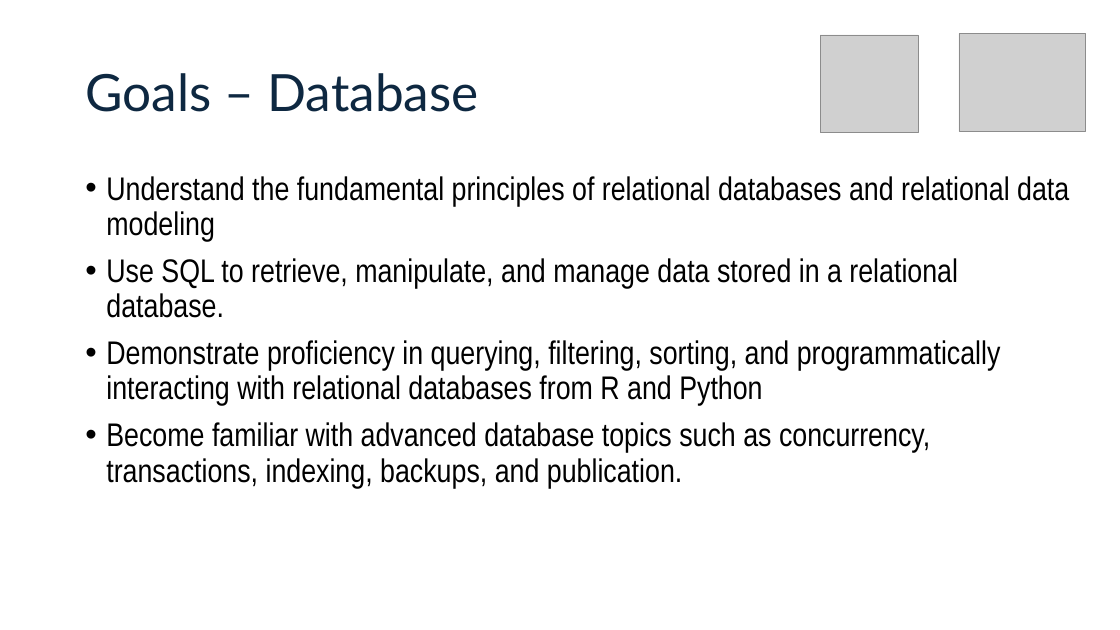
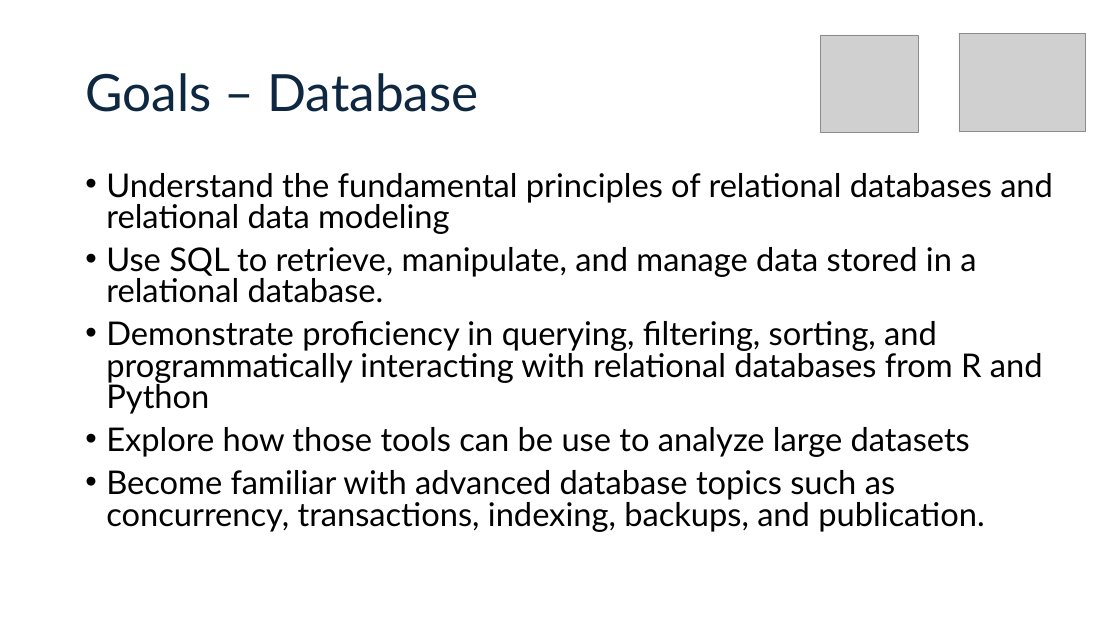
Before and after one commit to UCSB-Library-Research-Data-Services/bren-eds213, a slide deck: slide 5 of modules/week01/eds-213_intro.pptx (slide 4 before the commit). Drawn at 1120x630 pixels with LibreOffice and Linux fonts; fonts in the diff are those of the drawing; grey boxes stand for pictures. Boxes give left, top, right and bottom in pixels: in the first picture for what was removed or moved away, otherwise in the second. Text is boxed around its words. In the diff, an @@ line names an element or a change of style, - is before the commit and + after.

```diff
--- a/modules/week01/eds-213_intro.pptx
+++ b/modules/week01/eds-213_intro.pptx
@@ text at box(106, 173, 1053, 532): font Arial Narrow to Lato in "Understand the fundamental principles of relational database ...", "Use SQL to retrieve, manipulate, and manage ...", "Demonstrate proficiency in querying, filtering, sorting, and ...", "Become familiar with advanced database topics such ..."; line spacing 0.9 to 0.8 @@
@@ text at box(106, 427, 970, 457): paragraph added @@
+• Explore how those tools can be use to analyze large datasets
```
Also in this commit, not shown: 11 other slides changed, 1 slide added.
